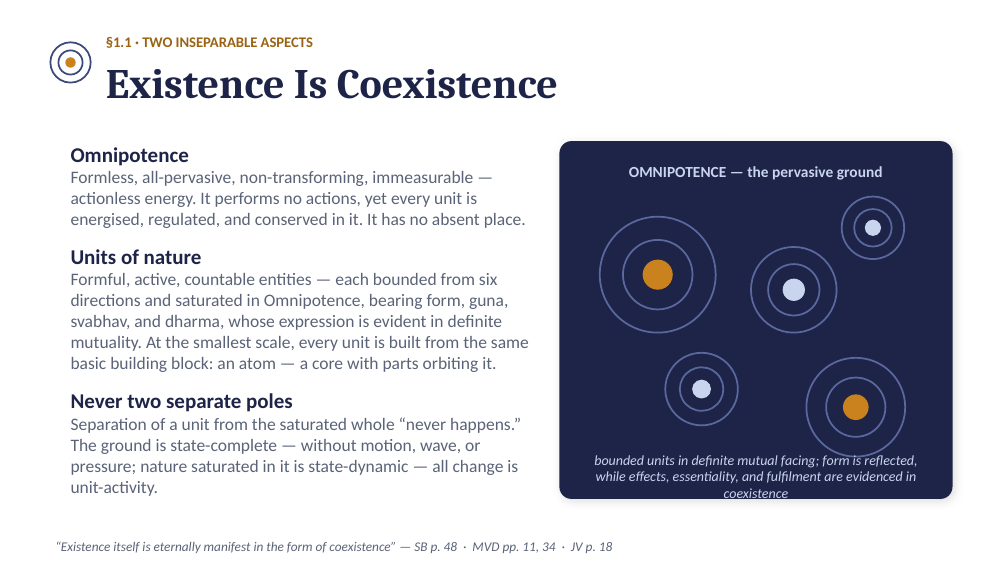
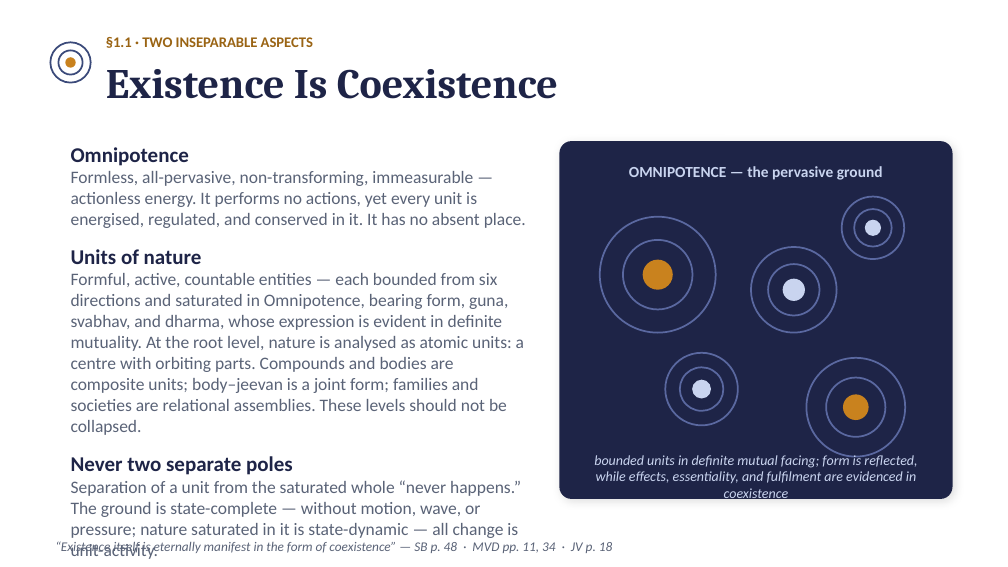
Before and after one commit to raghavamohan/AnalyticMadhyasthDarshan, a slide deck: slide 5 of Studies/The-Ontology-of-Coexistence/The-Ontology-of-Existence-Madhyasth-Darshan.pptx. Drawn at 1008x567 pixels with LibreOffice and Linux fonts; fonts in the diff are those of the drawing. Boxes give left, top, right and bottom in pixels: in the first picture for what was removed or moved away, otherwise in the second. Text is boxed around its words. In the diff, an @@ line names an element or a change of style, - is before the commit and + after.

```diff
--- a/Studies/The-Ontology-of-Coexistence/The-Ontology-of-Existence-Madhyasth-Darshan.pptx
+++ b/Studies/The-Ontology-of-Coexistence/The-Ontology-of-Existence-Madhyasth-Darshan.pptx
@@ text at (71,273,524,435): text changed @@
-Formful, active, countable entities — each bounded from six directions and saturated in Omnipotence, bearing form, guna, svabhav, and dharma, whose expression is evident in definite mutuality. At the smallest scale, every unit is built from the same basic building block: an atom — a core with parts orbiting it.
+Formful, active, countable entities — each bounded from six directions and saturated in Omnipotence, bearing form, guna, svabhav, and dharma, whose expression is evident in definite mutuality. At the root level, nature is analysed as atomic units: a centre with orbiting parts. Compounds and bodies are composite units; body–jeevan is a joint form; families and societies are relational assemblies. These levels should not be collapsed.
```
Also in this commit, not shown: 14 other slides changed, 2 slides added, 18 other files.
